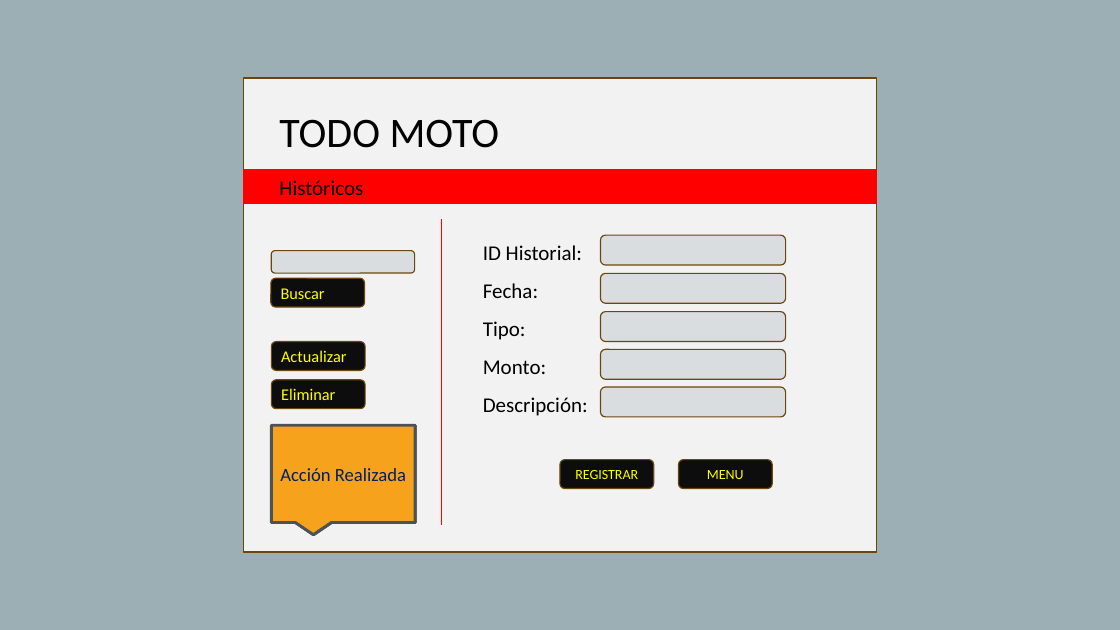
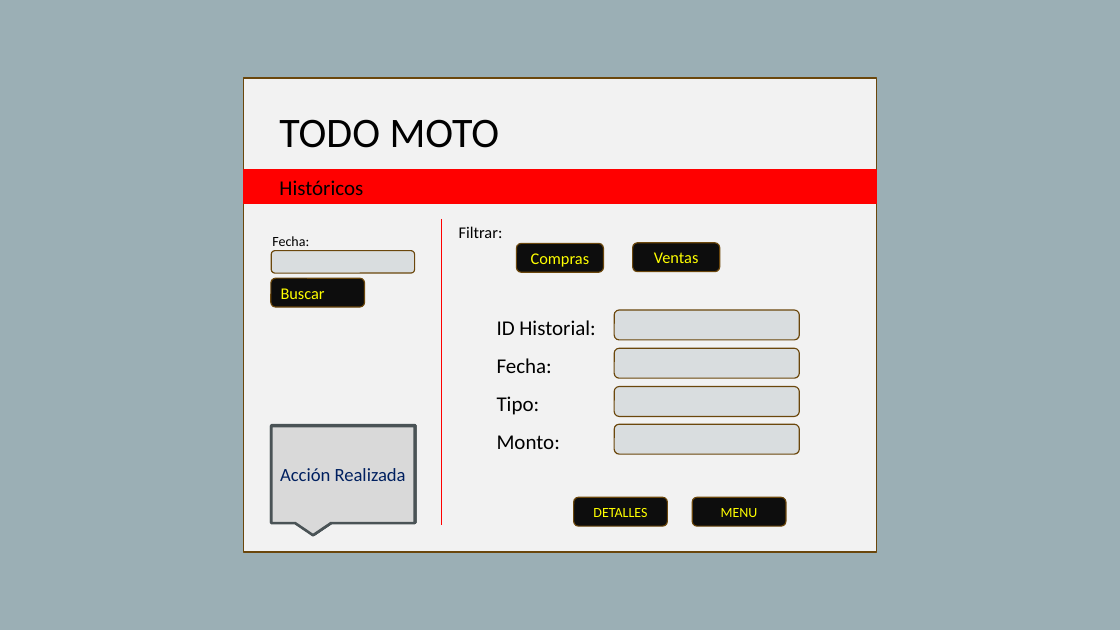
Before and after one commit to esejoel/PRO2, a slide deck: slide 4 of Sistema de Informacion/Prototipo.pptx. Drawn at 1120x630 pixels with LibreOffice and Linux fonts; fonts in the diff are those of the drawing. Boxes give left, top, right and bottom in pixels: in the first picture for what was removed or moved away, otherwise in the second. Text is boxed around its words. In the diff, an @@ line names an element or a change of style, - is before the commit and + after.

```diff
--- a/Sistema de Informacion/Prototipo.pptx
+++ b/Sistema de Informacion/Prototipo.pptx
@@ text added at (x1=272, y1=236, x2=309, y2=246), 12 pt, text #000000 @@
+Fecha:
@@ text added at (x1=459, y1=226, x2=503, y2=238), 14 pt, text #000000 @@
+Filtrar:
@@ rounded rectangle added at (x1=517, y1=244, x2=604, y2=272), fill #0D0D0D, outline #6C470D 1 pt, 14 pt, text #FFFF00 @@
+Compras
@@ rounded rectangle added at (x1=633, y1=243, x2=720, y2=271), fill #0D0D0D, outline #6C470D 1 pt, 14 pt, text #FFFF00 @@
+Ventas
@@ rounded rectangle removed at (x1=271, y1=342, x2=365, y2=371) @@
-Actualizar
@@ 4 texts, 4 rounded rectangles moved together from (x1=483, y1=235, x2=786, y2=380) to (x1=497, y1=310, x2=799, y2=455) @@
@@ rounded rectangle removed at (x1=271, y1=380, x2=365, y2=408) @@
-Eliminar
@@ rounded rectangle removed at (x1=601, y1=387, x2=786, y2=418) @@
@@ text removed at (x1=483, y1=397, x2=588, y2=416) @@
-Descripción:
@@ speech box added at (x1=271, y1=426, x2=415, y2=523), fill #D9D9D9, outline #4A5356 2.25 pt, 16 pt, text #002060 @@
+Acción Realizada
@@ rounded rectangle "DETALLES" moved from (x1=560, y1=460, x2=655, y2=488) to (x1=574, y1=497, x2=668, y2=526) @@
@@ text in rounded rectangle at (x1=593, y1=508, x2=647, y2=517): text changed @@
-REGISTRAR
+DETALLES
@@ rounded rectangle "MENU" moved from (x1=679, y1=460, x2=773, y2=488) to (x1=692, y1=497, x2=786, y2=526) @@
```
Also in this commit, not shown: 5 other slides changed.
